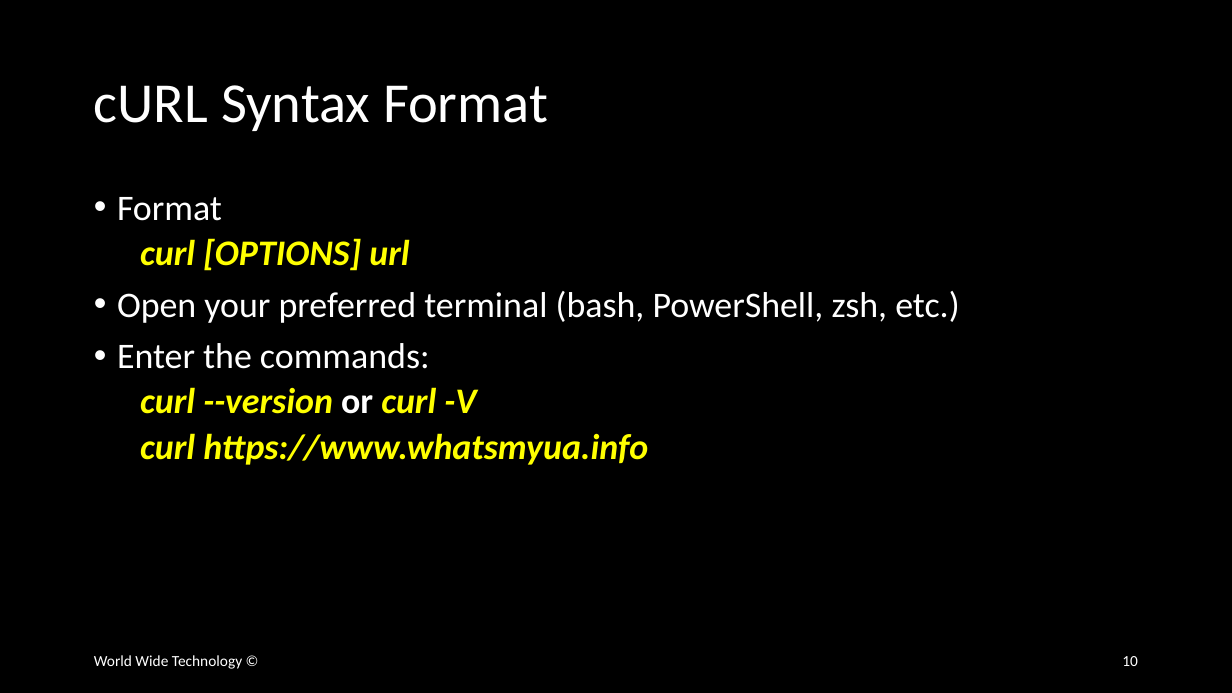
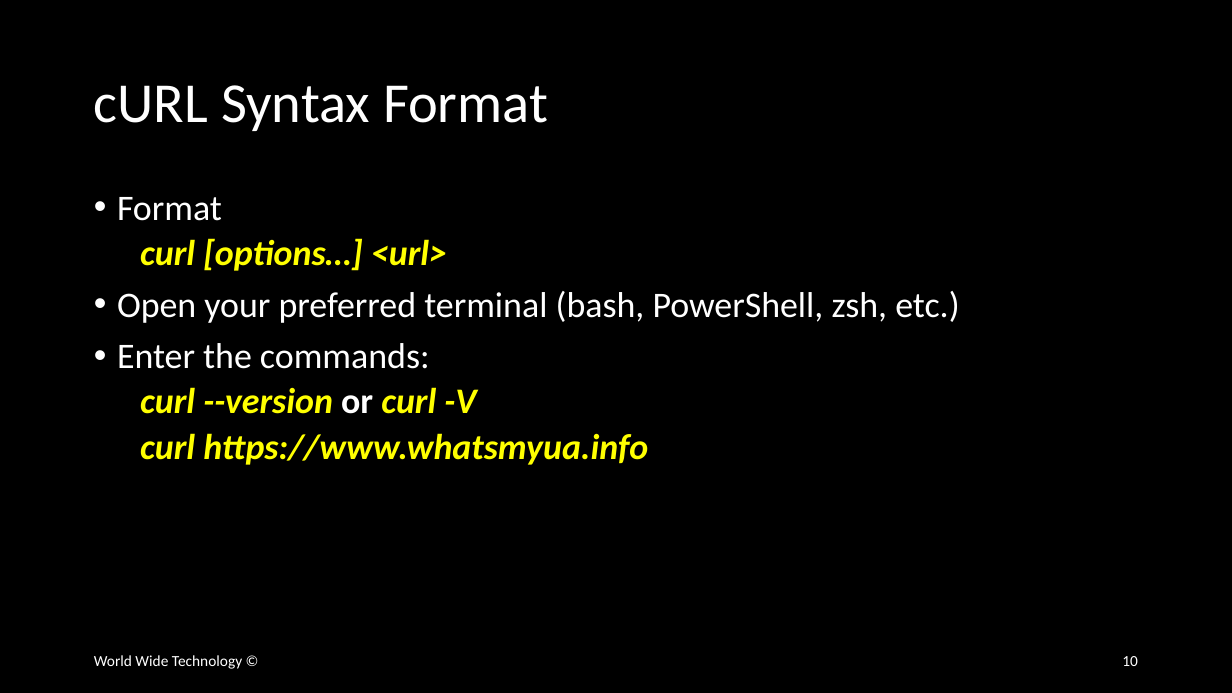
Before and after one commit to wwt/curl-requests-foundations, a slide deck: slide 10 of curl-requests-foundations.pptx. Drawn at 1232x693 pixels with LibreOffice and Linux fonts; fonts in the diff are those of the drawing. Boxes give left, top, right and bottom in pixels: in the first picture for what was removed or moved away, otherwise in the second. Text is boxed around its words. In the diff, an @@ line names an element or a change of style, - is before the commit and + after.

Commit message:
Minor formatting edits to 'cURL Syntax Format' slide

```diff
--- a/curl-requests-foundations.pptx
+++ b/curl-requests-foundations.pptx
@@ text at (140,238,447,271): text changed @@
-  curl [OPTIONS] url
+  curl [options…] <url>
```
Also in this commit, not shown: 2 other slides changed.
